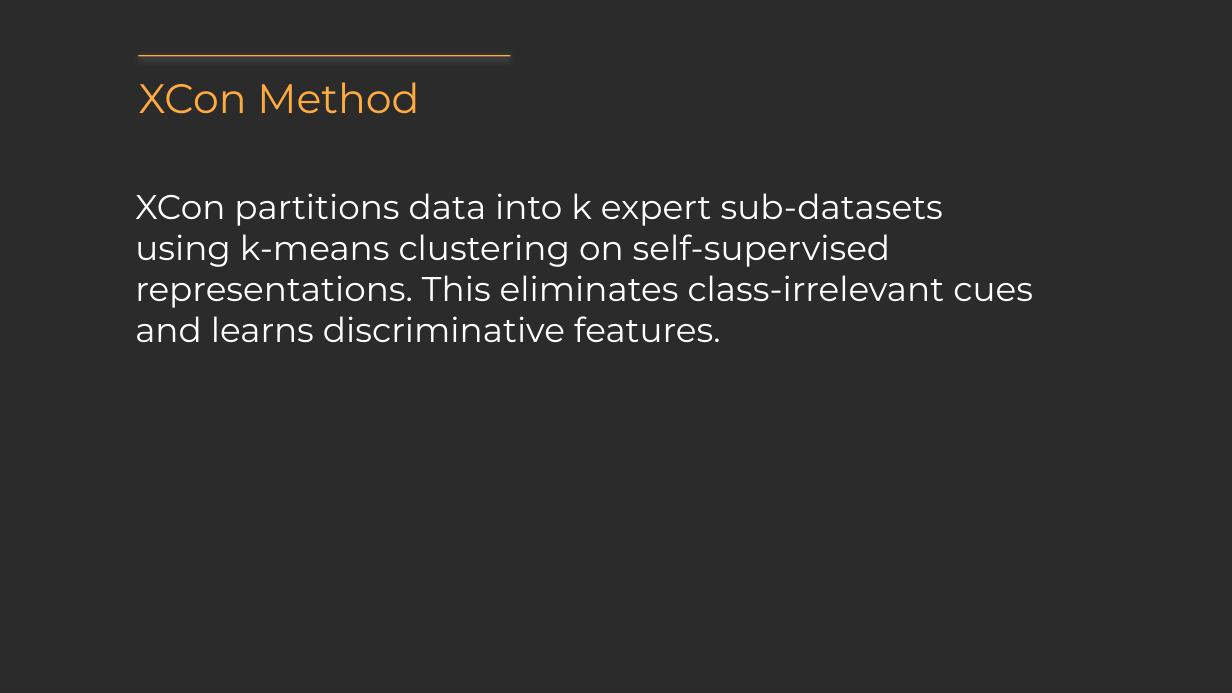
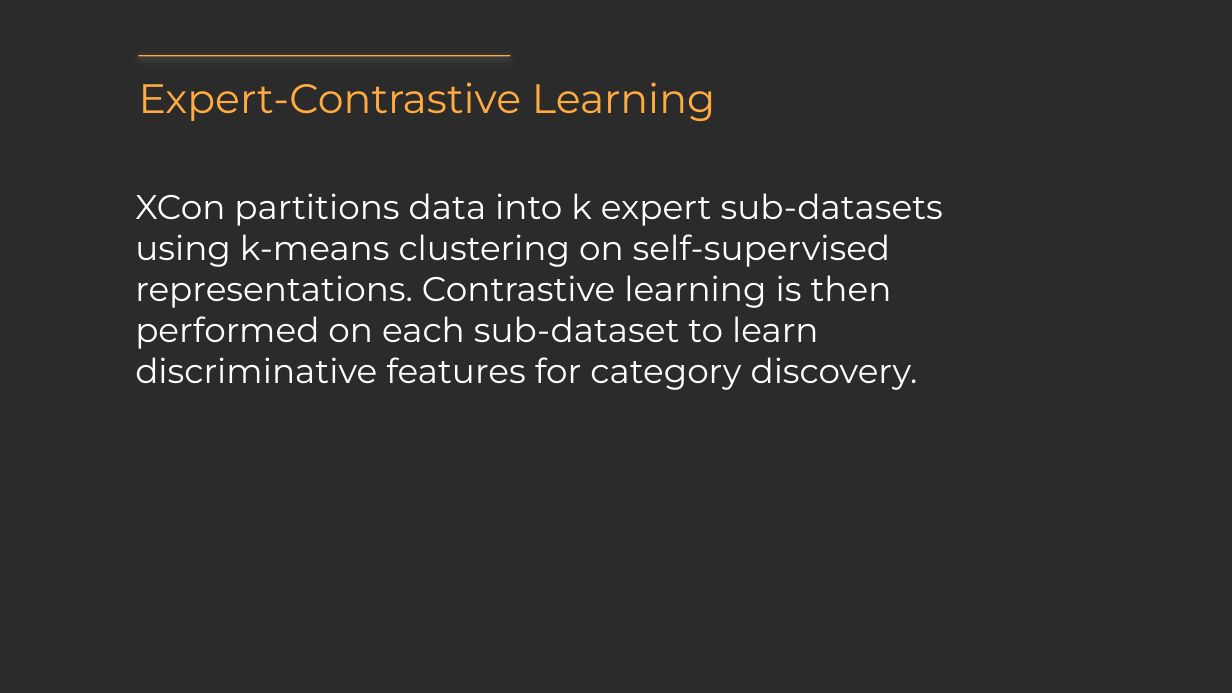
Before and after one commit to StephanieMussi/GRASPER, a slide deck: slide 4 of presentation.pptx. Drawn at 1232x693 pixels with LibreOffice and Linux fonts; fonts in the diff are those of the drawing; background and template pictures are left out; a plain dark background stands for a picture behind light text. Boxes give left, top, right and bottom in pixels: in the first picture for what was removed or moved away, otherwise in the second. Text is boxed around its words. In the diff, an @@ line names an element or a change of style, - is before the commit and + after.

```diff
--- a/presentation.pptx
+++ b/presentation.pptx
@@ text at box(139, 82, 715, 121): text changed @@
-XCon Method
+Expert-Contrastive Learning
@@ text at box(135, 193, 943, 390): text changed @@
-XCon partitions data into k expert sub-datasets using k-means clustering on self-supervised representations. This eliminates class-irrelevant cues and learns discriminative features.
+XCon partitions data into k expert sub-datasets using k-means clustering on self-supervised representations. Contrastive learning is then performed on each sub-dataset to learn discriminative features for category discovery.
```
Also in this commit, not shown: 7 other slides changed, 1 slide added, 1 slide removed, 3 other files.
